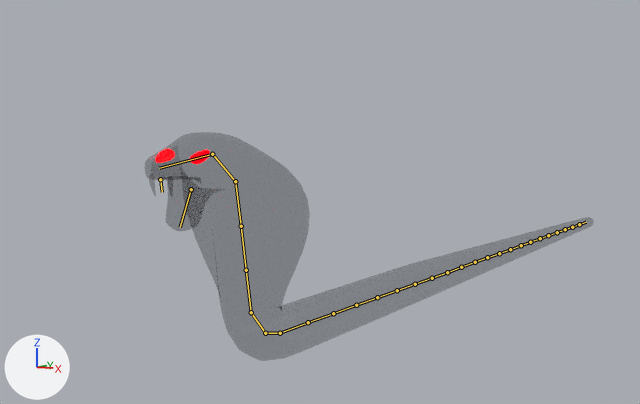
An edit to the Blender file BlendFiles/GoopSnake.blend, drawn before and after from the same camera.
One viewpoint serves both versions: a 50 mm camera at (14.7, -18.3, 7.4) aimed at (-6.5, 16.4, 3.3). Arrows for +X, +Y and +Z are at lower left; the lights stay in place. The bones that bend it are drawn over the model as lines.

Names of what the first picture shows: '01_Snake', '01_Teeth', 'Sphere'.
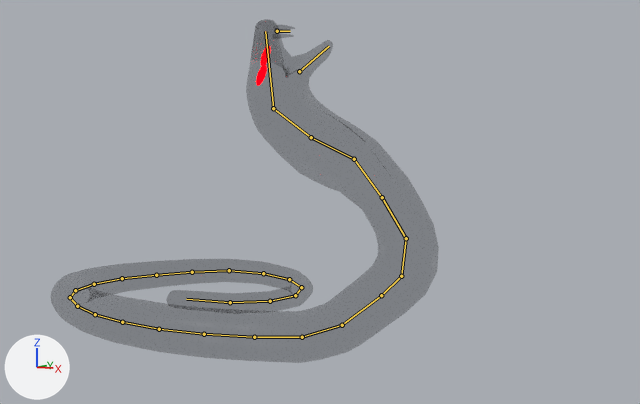
The newer file adds an action. The first version stands in its rest pose; the second is drawn at frame 28 of the action 'PhaseThreeDeath'.

Boxes (x1, y1, x2, y2) around the edits, measured in the pictures (640 x 404 px):
'01_Snake', posed (13% narrower, 50% taller): before (145, 132, 594, 361); after (50, 19, 439, 363)
'01_Teeth', posed: before (149, 179, 173, 197); after (275, 25, 295, 39)
'Sphere', posed: before (199, 151, 210, 163); after (256, 68, 265, 85)
bone 'BoneTail.001', root to tip: before (280, 333) to (308, 322); after (381, 295) to (342, 325)
bone 'BoneTail.002', root to tip: before (308, 322) to (333, 313); after (342, 325) to (302, 337)
bone 'BoneTail.003', root to tip: before (333, 313) to (356, 305); after (302, 337) to (254, 337)
bone 'BoneTail.004', root to tip: before (356, 305) to (377, 297); after (254, 337) to (204, 334)
bone 'BoneTail.005', root to tip: before (377, 297) to (397, 290); after (204, 334) to (159, 329)
bone 'BoneTail.006', root to tip: before (397, 290) to (415, 284); after (159, 329) to (122, 322)
bone 'BoneTail.007', root to tip: before (415, 284) to (432, 278); after (122, 322) to (95, 314)
bone 'BoneTail.008', root to tip: before (432, 278) to (447, 272); after (95, 314) to (77, 306)
bone 'BoneTail.009', root to tip: before (447, 272) to (461, 267); after (77, 306) to (70, 297)
bone 'BoneTail.010', root to tip: before (461, 267) to (475, 262); after (70, 297) to (75, 290)
bone 'BoneTail.011', root to tip: before (475, 262) to (487, 257); after (75, 290) to (94, 284)
bone 'BoneTail.012', root to tip: before (487, 257) to (499, 253); after (94, 284) to (122, 278)
bone 'BoneTail.013', root to tip: before (499, 253) to (510, 249); after (122, 278) to (156, 275)
bone 'BoneTail.014', root to tip: before (510, 249) to (521, 245); after (156, 275) to (192, 272)
bone 'BoneTail.015', root to tip: before (521, 245) to (530, 242); after (192, 272) to (229, 270)
bone 'BoneTail.016', root to tip: before (530, 242) to (540, 238); after (229, 270) to (263, 273)
bone 'BoneTail.017', root to tip: before (540, 238) to (548, 235); after (263, 273) to (289, 279)
bone 'BoneTail.018', root to tip: before (548, 235) to (557, 232); after (289, 279) to (301, 287)
bone 'BoneTail.019', root to tip: before (557, 232) to (565, 229); after (301, 287) to (295, 295)
bone 'BoneTail.020', root to tip: before (565, 229) to (572, 227); after (295, 295) to (270, 301)
bone 'BoneTail.021', root to tip: before (572, 227) to (579, 224); after (270, 301) to (230, 302)
bone 'BoneTail.022', root to tip: before (579, 224) to (586, 222); after (230, 302) to (186, 299)
bone 'neckBone.001', root to tip: before (280, 333) to (265, 333); after (381, 295) to (401, 276)
bone 'neckBone.002', root to tip: before (265, 333) to (251, 312); after (401, 276) to (406, 238)
bone 'neckBone.003', root to tip: before (251, 312) to (246, 270); after (406, 238) to (382, 197)
bone 'neckBone.004', root to tip: before (246, 270) to (241, 226); after (382, 197) to (354, 159)
bone 'neckBone.005', root to tip: before (241, 226) to (235, 181); after (354, 159) to (311, 137)
bone 'neckBone.006', root to tip: before (235, 181) to (212, 154); after (311, 137) to (273, 108)
bone 'lowerJaw', root to tip: before (191, 189) to (180, 227); after (299, 71) to (329, 46)

What the commit changed:
Bone 'BoneTail.001' (bone_bonetail_001) moves from (0.0, 0.0, 0.0) to (3.69, -0.52, 1.63).
Bone 'BoneTail.001' (bone_bonetail_001) turns from (0, 0, 0) to (-38, 0, 90) degrees about its own x, y and z.
Bone 'BoneTail.002' (bone_bonetail_002) turns from (0, 0, 0) to (16, 2, -7) degrees about its own x, y and z.
Bone 'BoneTail.003' (bone_bonetail_003) turns from (0, 0, 0) to (16, -2, 15) degrees about its own x, y and z.
Bone 'BoneTail.004' (bone_bonetail_004) turns from (0, 0, 0) to (5, -2, 12) degrees about its own x, y and z.
Bone 'BoneTail.005' (bone_bonetail_005) turns from (0, 0, 0) to (0, 0, -11) degrees about its own x, y and z.
Bone 'BoneTail.006' (bone_bonetail_006) turns from (0, 0, 0) to (0, 0, -11) degrees about its own x, y and z.
Bone 'BoneTail.007' (bone_bonetail_007) turns from (0, 0, 0) to (0, 0, -11) degrees about its own x, y and z.
Bone 'BoneTail.008' (bone_bonetail_008) turns from (0, 0, 0) to (0, 0, -11) degrees about its own x, y and z.
Bone 'BoneTail.009' (bone_bonetail_009) turns from (0, 0, 0) to (0, 0, -11) degrees about its own x, y and z.
Bone 'BoneTail.010' (bone_bonetail_010) turns from (0, 0, 0) to (-2, -1, -16) degrees about its own x, y and z.
Bone 'BoneTail.011' (bone_bonetail_011) turns from (0, 0, 0) to (0, 0, -20) degrees about its own x, y and z.
Bone 'BoneTail.012' (bone_bonetail_012) turns from (0, 0, 0) to (0, 0, -20) degrees about its own x, y and z.
Bone 'BoneTail.013' (bone_bonetail_013) turns from (0, 0, 0) to (0, 0, -20) degrees about its own x, y and z.
Bone 'BoneTail.014' (bone_bonetail_014) turns from (0, 0, 0) to (0, 0, -12) degrees about its own x, y and z.
Bone 'BoneTail.015' (bone_bonetail_015) turns from (0, 0, 0) to (-1, -2, -14) degrees about its own x, y and z.
Bone 'BoneTail.016' (bone_bonetail_016) turns from (0, 0, 0) to (-3, -1, -27) degrees about its own x, y and z.
Bone 'BoneTail.017' (bone_bonetail_017) turns from (0, 0, 0) to (-3, -1, -27) degrees about its own x, y and z.
Bone 'BoneTail.018' (bone_bonetail_018) turns from (0, 0, 0) to (-3, -1, -27) degrees about its own x, y and z.
Bone 'BoneTail.019' (bone_bonetail_019) turns from (0, 0, 0) to (-2, -1, -27) degrees about its own x, y and z.
Bone 'BoneTail.020' (bone_bonetail_020) turns from (0, 0, 0) to (-2, -1, -27) degrees about its own x, y and z.
Bone 'BoneTail.021' (bone_bonetail_021) turns from (0, 0, 0) to (-2, -1, -27) degrees about its own x, y and z.
Bone 'BoneTail.022' (bone_bonetail_022) turns from (0, 0, 0) to (-2, -1, -27) degrees about its own x, y and z.
Bone 'neckBone.001' (bone_neckbone_001) moves from (0.0, 0.0, 0.0) to (-3.69, 0.84, 1.49).
Bone 'neckBone.001' (bone_neckbone_001) turns from (0, 0, 0) to (49, 2, 97) degrees about its own x, y and z.
Bone 'neckBone.002' (bone_neckbone_002) turns from (0, 0, 0) to (3, 1, -9) degrees about its own x, y and z.
Bone 'neckBone.003' (bone_neckbone_003) turns from (0, 0, 0) to (3, 1, -9) degrees about its own x, y and z.
Bone 'neckBone.004' (bone_neckbone_004) turns from (0, 0, 0) to (3, 1, -9) degrees about its own x, y and z.
Bone 'neckBone.005' (bone_neckbone_005) turns from (0, 0, 0) to (26, 1, -9) degrees about its own x, y and z.
Bone 'neckBone.006' (bone_neckbone_006) turns from (0, 0, 0) to (26, 1, -9) degrees about its own x, y and z.
Bone 'lowerJaw' (bone_lowerjaw) turns from (0, 0, 0) to (6, 0, 0) degrees about its own x, y and z.
